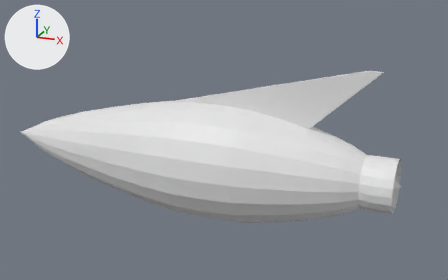
Renders of the Blender file spacecraft.blend from each side of a commit.
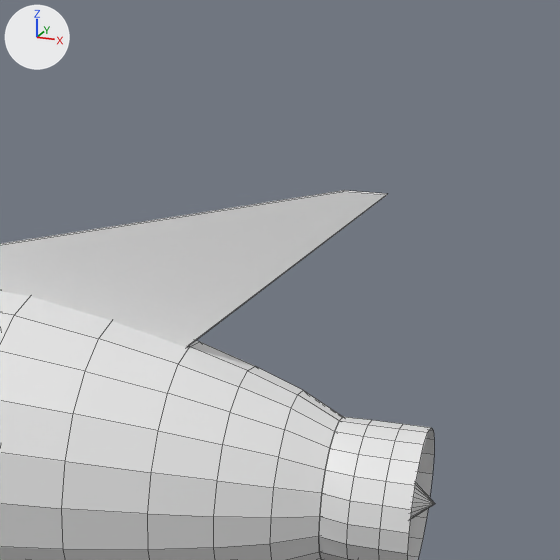
There are two pictures of each version: one whole from a 50 mm lens placed at (7.61, -15.77, 6.35), pointed at (0.94, 0.25, 0.55), one close up on the part from 54% to 100% of the width and 0% to 74% of the height. Lighting does not change. The marker at upper left points along +X, +Y and +Z. The close-ups show mesh edges as thin lines.
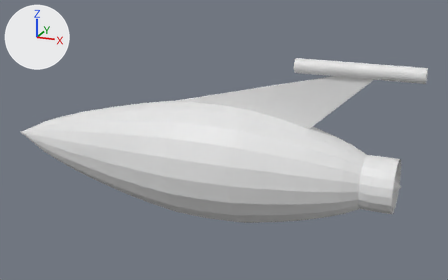
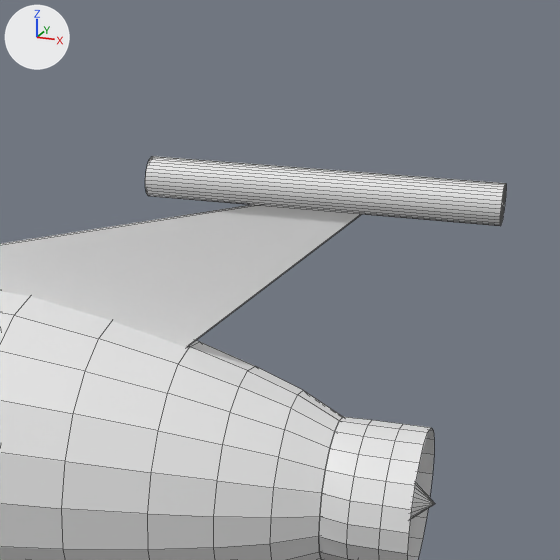
Commit message: Added thruster to spacecraft

Where the change shows, as pixel boxes (x1, y1, x2, y2) in the close-ups (560 x 560 px):
'Cylinder', added: after (145, 156, 506, 226)

The change, as a list of edits to the scene's bpy script:
```text
Add me_cylinder:
    me_cylinder.from_pydata(...)  # a 32-sided cylinder along z spanning x -1.0..1.0, y -1.0..1.0, z -1.0..1.0
Add ob_cylinder:
    ob_cylinder = bpy.data.objects.new('Cylinder', me_cylinder)
    ob_cylinder.location = (4.78, -0.03, 3.0)
    ob_cylinder.rotation_euler = (0.0, 1.571, 0.0)  # degrees (0, 90, 0)
    ob_cylinder.scale = (0.195, 0.195, 1.66)
```
